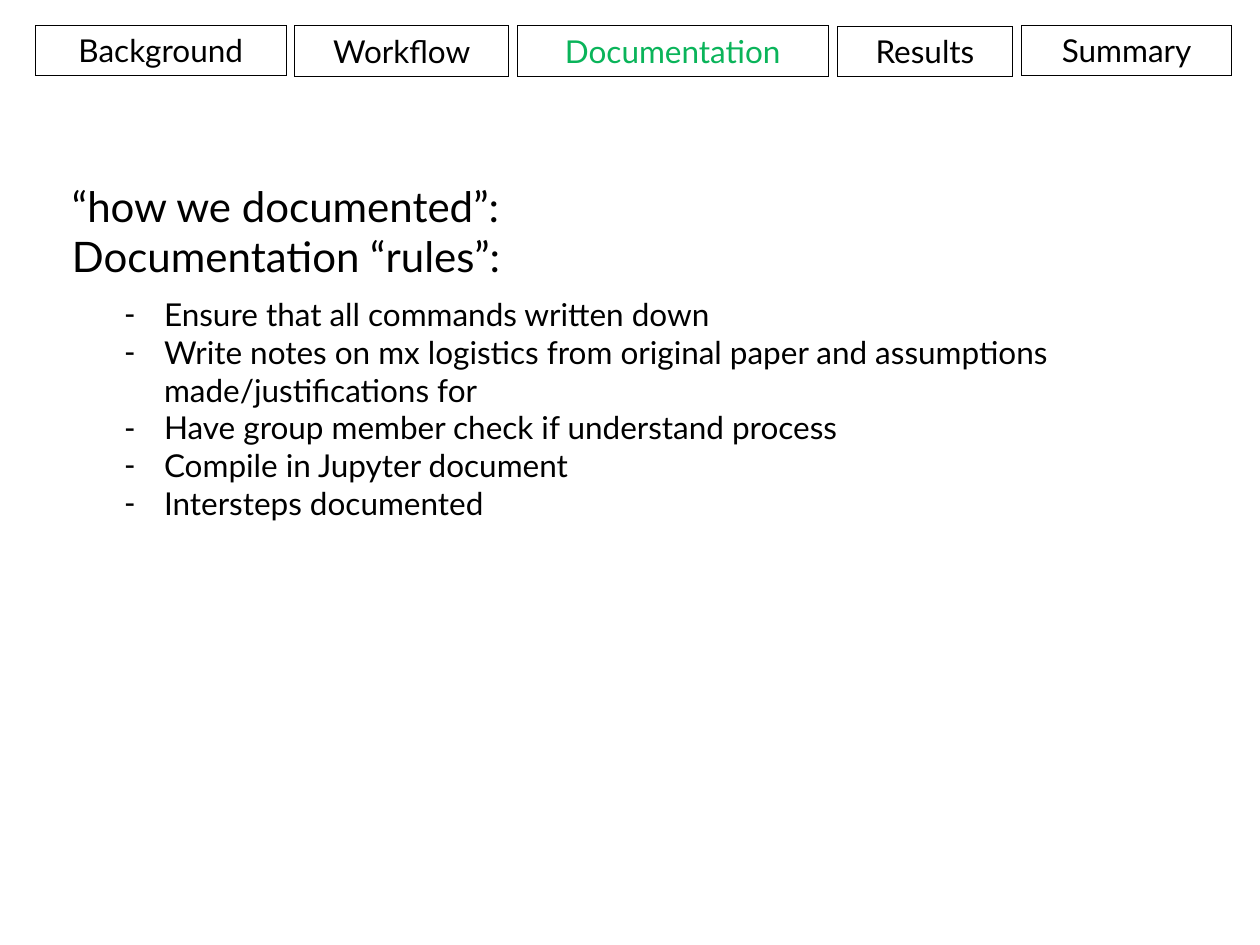
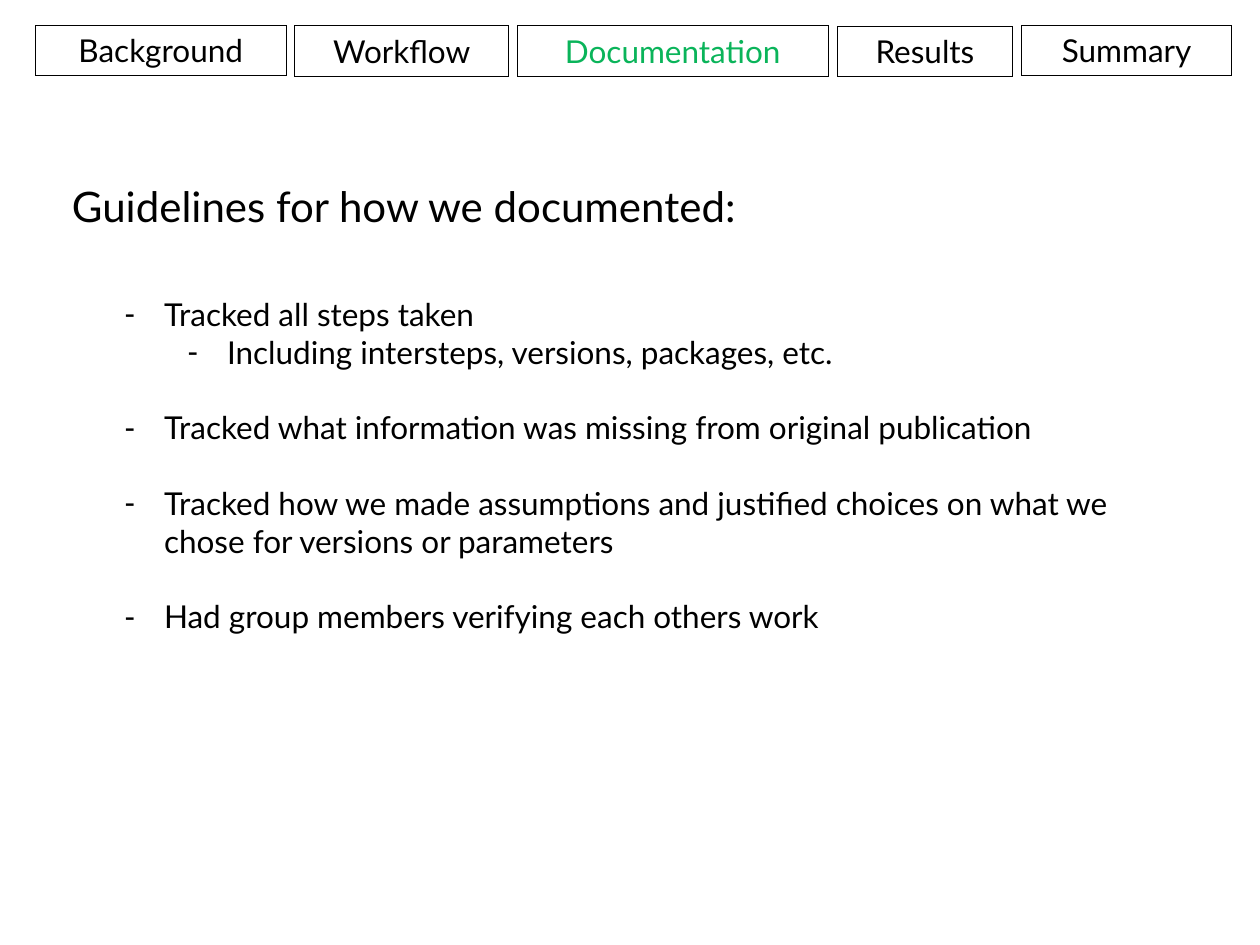
Before and after one commit to aweeger/BCB546X_FinalGroup, a slide deck: slide 17 of Presentation.pptx (slide 19 before the commit). Drawn at 1260x945 pixels with LibreOffice and Linux fonts; fonts in the diff are those of the drawing. Boxes give left, top, right and bottom in pixels: in the first picture for what was removed or moved away, otherwise in the second. Text is boxed around its words. In the diff, an @@ line names an element or a change of style, - is before the commit and + after.

```diff
--- a/Presentation.pptx
+++ b/Presentation.pptx
@@ text at [72, 191, 736, 223]: text changed @@
-“how we documented”:
-Documentation “rules”:
+Guidelines for how we documented:
@@ text at [164, 302, 1107, 634]: text changed @@
-– Ensure that all commands written down
-– Write notes on mx logistics from original paper and assumptions made/justifications for
-– Have group member check if understand process
-– Compile in Jupyter document
-– Intersteps documented
+– Tracked all steps taken
+  – Including intersteps, versions, packages, etc.
+– Tracked what information was missing from original publication
+– Tracked how we made assumptions and justified choices on what we chose for versions or parameters
+– Had group members verifying each others work
```
Also in this commit, not shown: 21 other slides changed, 1 slide added, 4 slides removed, 2 other files.
